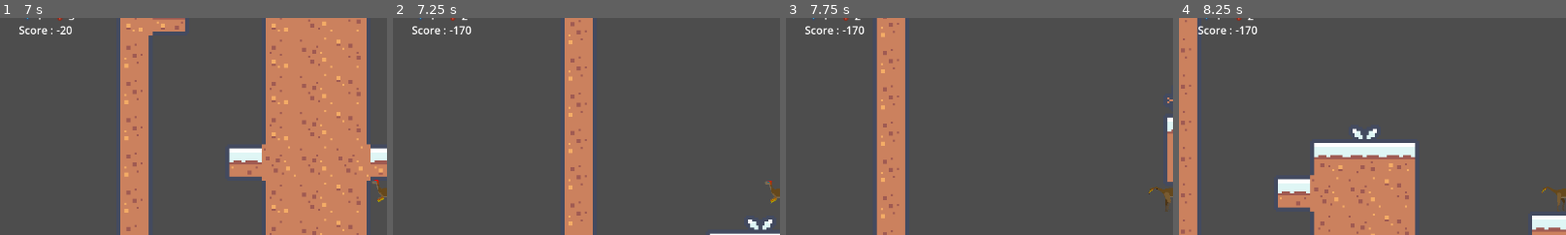
Above: before the commit, frames 1-4 (left to right).
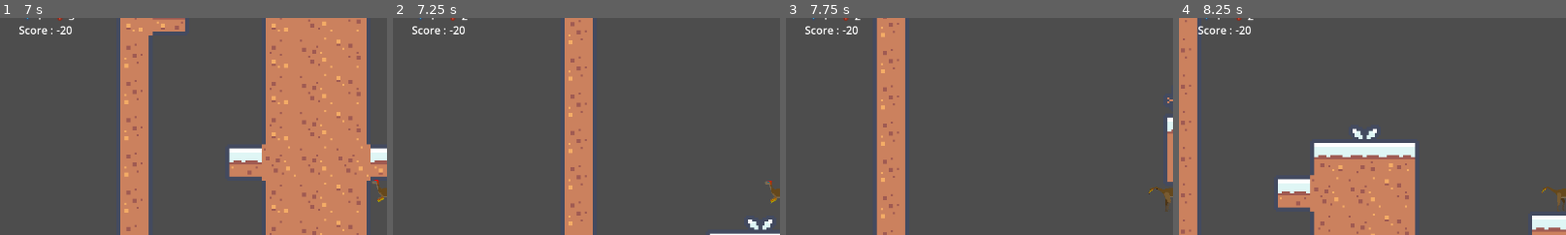
Above: after the commit, the same moments.

Repository: fay0026/Godot_platformer
Game: Godot game, scene res://scenes/jeu.tscn
Same seed, same stepped clock (60 frames per second), same inputs: the game is played once before the commit and once after it.
Inputs:
- Up to frame 1 (7 s): tap Enter (ui_accept) at 0.5, 0.77, 1.52, 3.02, 3.77, 4.52, 6.02, 6.77 s; hold Right (ui_right) 0.53-2.03 s; hold Left (ui_left) 2.03-2.78 s; hold Right (ui_right) 2.78-4.28 s; hold Left (ui_left) 4.28-5.03 s; hold Right (ui_right) 5.03-5.78 s; hold Left (ui_left) from 5.78 s (still down)
- Up to frame 2 (7.25 s): keep holding Left (ui_left)
- Up to frame 3 (7.75 s): release Left (ui_left) at 7.28 s; hold Right (ui_right) from 7.28 s (still down); tap Enter (ui_accept) at 7.52 s
- Up to frame 4 (8.25 s): keep holding Right (ui_right)
The pictures show only the part of the screen within x 0-50%, y 9-59%; the shares and areas given below are measured in that part.

Frame 1 is identical in both runs. In frame 2, 0.1% of the frame differs, in the area x 15-21%, y 3-8%; in frame 3, 0.1%; in frame 4, 0.1%.

Commit message:
Ajout de la sauvegarde du score

Diff:
--- a/scenes/game_over.tscn
+++ b/scenes/game_over.tscn
@@ -75,8 +75,31 @@
 offset_bottom = -31.0
 scale = Vector2(2, 2)
 text = "GAME OVER
-Your score : not good enough
-Best score : not good enough either"
+Your score :
+Best score : "
+horizontal_alignment = 1
+vertical_alignment = 1
+metadata/_edit_lock_ = true
+
+[node name="yourScore" type="Label" parent="Control"]
+layout_mode = 0
+offset_left = 121.0
+offset_top = 21.0
+offset_right = 164.0
+offset_bottom = 44.0
+scale = Vector2(2, 2)
+text = "0"
+horizontal_alignment = 1
+vertical_alignment = 1
+
+[node name="bestScore" type="Label" parent="Control"]
+layout_mode = 0
+offset_left = 123.0
+offset_top = -31.0
+offset_right = 170.0
+offset_bottom = -8.0
+scale = Vector2(2, 2)
+text = "0"
 horizontal_alignment = 1
 vertical_alignment = 1
 
--- a/scenes/jeu.tscn
+++ b/scenes/jeu.tscn
@@ -94,6 +94,7 @@
 [connection signal="diamond" from="monde/Diamant4" to="Gui" method="_on_diamant_diamond"]
 [connection signal="diamond" from="monde/Diamant5" to="Gui" method="_on_diamant_diamond"]
 [connection signal="ennemy_defeated" from="Personnage" to="Gui" method="_on_personnage_ennemy_defeated"]
-[connection signal="game_over" from="Personnage" to="GameOver" method="_on_personnage_game_over"]
+[connection signal="game_over_get_score" from="Personnage" to="Gui" method="_on_personnage_game_over_get_score"]
 [connection signal="health_changed" from="Personnage" to="Gui" method="_on_personnage_health_changed"]
 [connection signal="lost_life" from="Personnage" to="Gui" method="_on_personnage_lost_life"]
+[connection signal="game_over" from="Gui" to="GameOver" method="_on_gui_game_over"]
--- a/scenes/scripts/death.gd
+++ b/scenes/scripts/death.gd
@@ -11,5 +11,4 @@
 	pass
 
 func _on_body_entered(body: CharacterBody2D) -> void:
-	print('ded')
 	instakill.emit()
--- a/scenes/scripts/game_over.gd
+++ b/scenes/scripts/game_over.gd
@@ -1,4 +1,9 @@
 extends CanvasLayer
+
+@onready var yourScore: Label = $Control/yourScore
+@onready var bestScore: Label = $Control/bestScore
+
+var config = ConfigFile.new()
 
 # Called when the node enters the scene tree for the first time.
 func _ready() -> void:
@@ -14,5 +19,14 @@
 func _on_give_up_pressed() -> void:
 	get_tree().quit()
 
-func _on_personnage_game_over() -> void:
+func _on_gui_game_over(score) -> void:
 	visible = true
+	var scores = config.load("cfg")
+	if (config.get_value('Score', 'best')):
+		if (config.get_value('Score', 'best') < score) :
+			config.set_value('Score', 'best', score)
+	else :
+		config.set_value('Score', 'best', score)
+	yourScore.text = str(score)
+	bestScore.text = str(config.get_value('Score', 'best'))
+	config.save('cfg')
--- a/scenes/scripts/gui.gd
+++ b/scenes/scripts/gui.gd
@@ -4,6 +4,8 @@
 @onready var diamonds: Label = $Control/BoxContainer/Label
 @onready var health: TextureProgressBar = $Control/hp_bar/TextureProgressBar
 @onready var score: Label = $Control/BoxContainer2/LabelScore
+
+signal game_over
 
 var diamonds_total = 0
 var score_var = 0
@@ -22,10 +24,8 @@
 	score.text = str(score_var)
 
 func _on_personnage_lost_life(lives_left) -> void:
-	score_var -= 150
 	health.value = 9
 	lives.text = str(lives_left)
-	score.text = str(score_var)
 
 func _on_diamant_diamond(value) -> void:
 	diamonds_total += value
@@ -34,6 +34,8 @@
 	score.text = str(score_var)
 
 func _on_personnage_ennemy_defeated() -> void:
-	print('YOU WON')
 	score_var += 50
 	score.text = str(score_var)
+
+func _on_personnage_game_over_get_score() -> void:
+	game_over.emit(score_var)
--- a/scenes/scripts/personnage.gd
+++ b/scenes/scripts/personnage.gd
@@ -6,7 +6,7 @@
 signal health_changed
 var lives = 3
 signal lost_life
-signal game_over
+signal game_over_get_score
 signal ennemy_collided
 signal ennemy_defeated
 
@@ -26,7 +26,7 @@
 		transform.origin = Vector2(1000, 1000)
 		lives = 3
 		HP = 9
-		game_over.emit()
+		game_over_get_score.emit()
 
 func _on_spikes_ouch():
 	damage_taken(1)
@@ -41,7 +41,7 @@
 		transform.origin = Vector2(1000, 1000)
 		lives = 3
 		HP = 9
-		game_over.emit()
+		game_over_get_score.emit()
 
 # Called when the node enters the scene tree for the first time.
 func _ready() -> void:
Not shown, added: cfg
